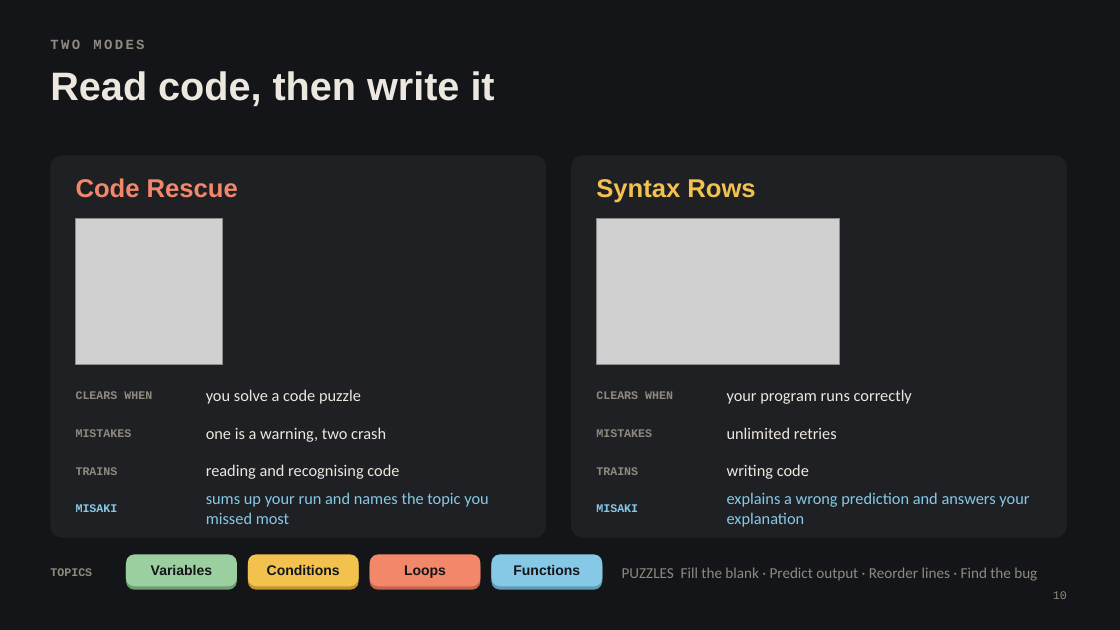
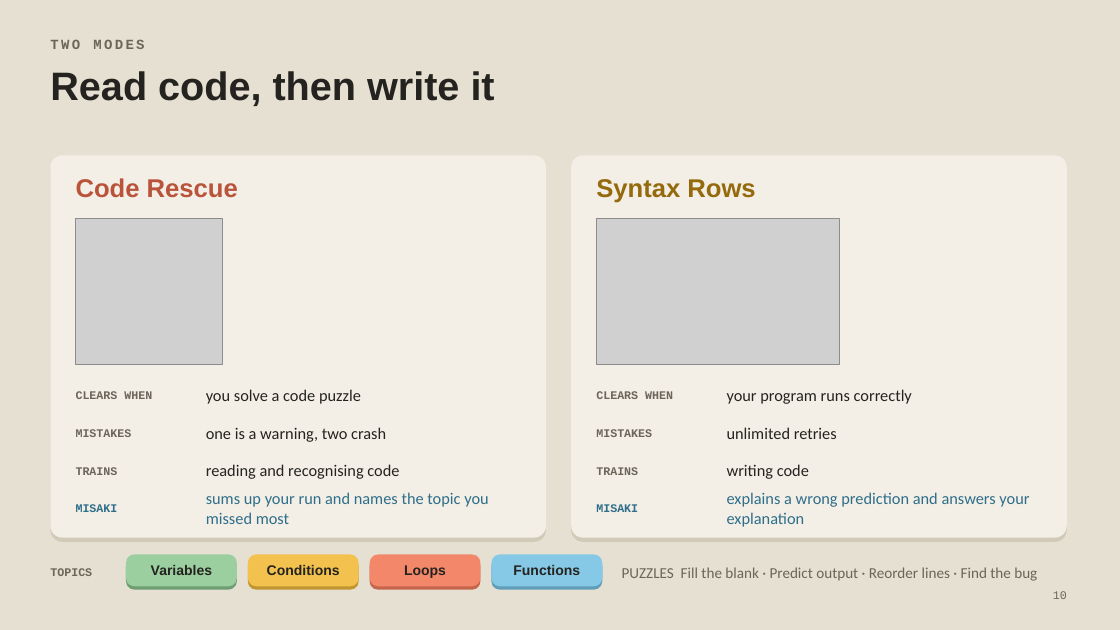
Before and after one commit to dohongminh-ui/Syntax-Stack, a slide deck: slide 10 of docs/Syntax-Stack-finals.pptx. Drawn at 1120x630 pixels with LibreOffice and Linux fonts; fonts in the diff are those of the drawing; grey boxes stand for pictures. Boxes give left, top, right and bottom in pixels: in the first picture for what was removed or moved away, otherwise in the second. Text is boxed around its words. In the diff, an @@ line names an element or a change of style, - is before the commit and + after.

Commit message:
docs(presentation): cream keycap background for the finals deck

```diff
--- a/docs/Syntax-Stack-finals.pptx
+++ b/docs/Syntax-Stack-finals.pptx
@@ background #141518 to #E6E0D2 @@
@@ rounded rectangle at box(50, 155, 546, 538): fill #1F2024 to #F3EFE6 @@
@@ rounded rectangle added at box(50, 160, 546, 542), fill #D2CAB8 @@
@@ text "Code Rescue" at box(76, 178, 238, 198): text colour #F2876A to #B9533A @@
@@ rounded rectangle at box(571, 155, 1067, 538): fill #1F2024 to #F3EFE6 @@
@@ rounded rectangle added at box(571, 160, 1067, 542), fill #D2CAB8 @@
@@ text "Syntax Rows" at box(596, 179, 755, 203): text colour #F2C14E to #946A0C @@
@@ text colour #ECE8DF to #24231F in 7 elements at box(50, 71, 495, 106), box(206, 389, 361, 404), box(206, 427, 386, 442), box(206, 464, 399, 479), box(727, 389, 912, 404), box(727, 427, 837, 439), box(727, 464, 809, 479) @@
@@ text colour #86C9E6 to #2E6E8A in 4 elements at box(76, 504, 118, 512), box(206, 492, 488, 524), box(596, 504, 638, 512), box(727, 492, 1029, 527) @@
@@ text colour #141518 to #24231F in 4 elements at box(151, 565, 212, 575), box(267, 565, 340, 575), box(404, 565, 446, 578), box(513, 565, 580, 575) @@
@@ text colour #8E8A80 to #6B655A in 10 elements at box(50, 39, 144, 49), box(76, 391, 152, 399), box(76, 429, 132, 437), box(76, 467, 118, 475), box(596, 391, 673, 399), box(596, 429, 652, 437), box(596, 467, 638, 475), box(50, 568, 92, 576), box(622, 567, 1037, 581), box(1053, 591, 1067, 599) @@
```
Also in this commit, not shown: 16 other slides changed.
